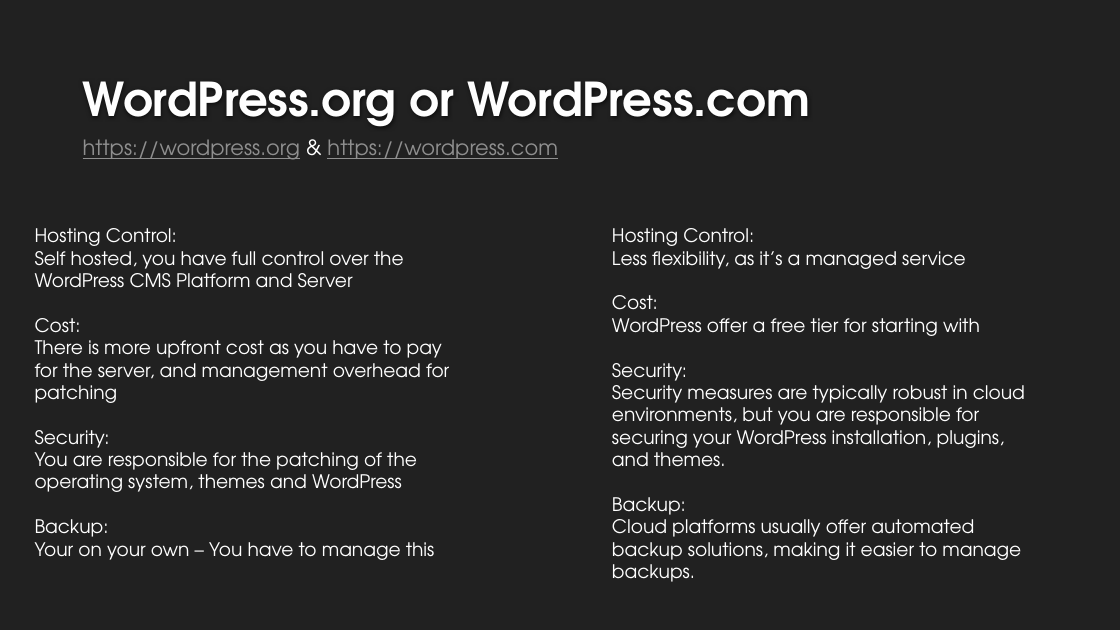
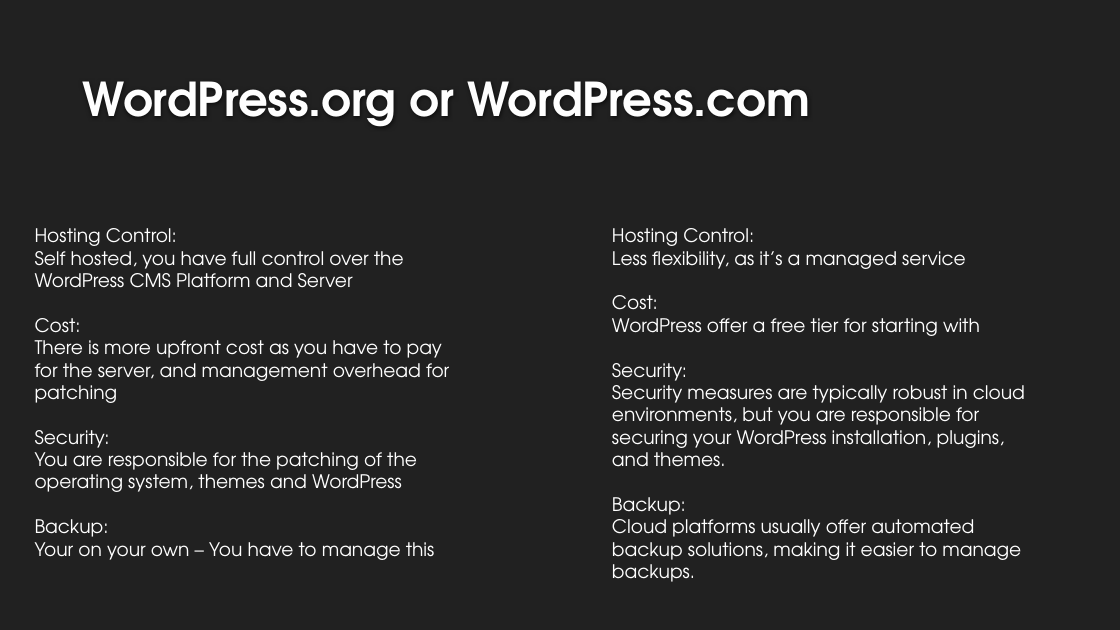
Before and after one commit to smoonlee/public-speaking-slide-decks, a slide deck: slide 5 of Getting_Started_With_Blogging/gettintg-started-with-blogging-slide-deck-v1-0.pptx. Drawn at 1120x630 pixels with LibreOffice and Linux fonts; fonts in the diff are those of the drawing; background and template pictures are left out. Boxes give left, top, right and bottom in pixels: in the first picture for what was removed or moved away, otherwise in the second. Text is boxed around its words. In the diff, an @@ line names an element or a change of style, - is before the commit and + after.

```diff
--- a/Getting_Started_With_Blogging/gettintg-started-with-blogging-slide-deck-v1-0.pptx
+++ b/Getting_Started_With_Blogging/gettintg-started-with-blogging-slide-deck-v1-0.pptx
@@ text removed at [83, 139, 557, 160] @@
-https://wordpress.org & https://wordpress.com
```
Also in this commit, not shown: 5 other slides changed, 2 other files.
